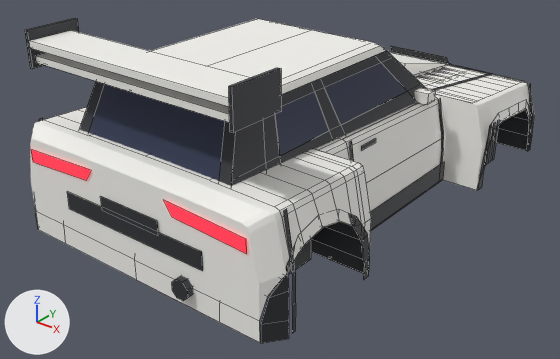
Renders of the FBX model assets/meshes/tsubasa/Tsubasa.fbx from each side of a commit.
Camera for both pictures: a camera (50 mm lens) standing at (10.37, -13.84, 7.09) and looking at (-0.1, -0.75, -1.02). Lighting does not change. The marker at lower left points along +X, +Y and +Z. The first picture is the older version. Mesh edges are drawn as thin lines on the coarser meshes.

Names of what the first picture shows: 'BumperRear', 'Cowl', 'Door_FR', 'Fender_FR', 'Fender_RR', 'Pillars', 'RearWindow', 'Roof', 'RoofWing', 'RoofWingBlade', 'Underbody', 'Window_FR' and 22 more.
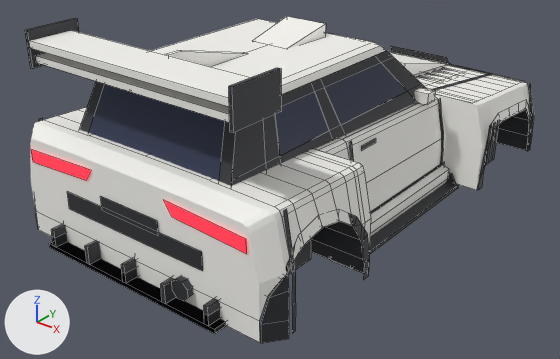
Location of each change, (x1, y1, x2, y2) in pixels of the pictures (560 x 359 px):
'Opt_Diffuser_Road_AccDiffuser', added
    after: (49, 233, 226, 334)
'Opt_Diffuser_Race_AccDiffuserRace', added
    after: (51, 224, 225, 333)
'Opt_Skirts_Side_AccSkirt_R', added
    after: (370, 165, 449, 237)
'Opt_Skirts_Blade_AccSideBlade_R', added
    after: (331, 172, 459, 269)
'Opt_Roof_Scoop_AccRoofScoop', added
    after: (253, 16, 326, 49)
'Opt_Roof_Fin_AccSharkFin', added
    after: (164, 50, 247, 66)
'Rocker_R', unchanged, covered by the edit
    before: (370, 162, 444, 231)
    after: (370, 162, 444, 214)

Patch to the scene script:
```diff
--- a/assets/meshes/tsubasa/Tsubasa.fbx.py
+++ b/assets/meshes/tsubasa/Tsubasa.fbx.py
@@ me_opt_roof_fin_accsharkfin @@
+me_opt_roof_fin_accsharkfin.from_pydata([(0.05, -3.9, 2.9), (0.05, -4.25, 2.9), (0.05, -4.25, 2.41), (0.05, -2.0, 2.41), (-0.05, -2.0, 2.41), (-0.05, -4.25, 2.41), (-0.05, -4.25, 2.9), (-0.05, -3.9, 2.9)], [], [(0, 1, 2, 3), (4, 5, 6, 7), (6, 1, 0, 7), (7, 0, 3, 4), (5, 2, 1, 6)])
+me_opt_roof_fin_accsharkfin.materials.append(mat_body)  # white #f7f6f1
@@ me_opt_roof_scoop_accroofscoop @@
+me_opt_roof_scoop_accroofscoop.from_pydata([(-0.48, -1.25, 2.42), (0.48, -1.25, 2.42), (0.55, 0.05, 2.7), (-0.55, 0.05, 2.7), (0.55, 0.05, 2.4), (0.48, -1.25, 2.4), (-0.48, -1.25, 2.4), (-0.55, 0.05, 2.4)], [], [(0, 1, 2, 3), (4, 2, 1, 5), (6, 0, 3, 7)])
+me_opt_roof_scoop_accroofscoop.materials.append(mat_body)  # white #f7f6f1
@@ me_opt_skirts_side_accskirt_r @@
+me_opt_skirts_side_accskirt_r.from_pydata([(2.55, 2.38, -1.46), (2.71, 2.38, -1.46), (2.71, -2.38, -1.46), (2.55, -2.38, -1.46), (2.75, 2.38, -1.3), (2.75, -2.38, -1.3), (2.75, 2.38, -1.06), (2.75, -2.38, -1.06), (2.55, 2.38, -0.98), (2.55, -2.38, -0.98)], [], [(0, 1, 2, 3), (1, 4, 5, 2), (4, 6, 7, 5), (6, 8, 9, 7), (8, 6, 4, 1, 0), (3, 2, 5, 7, 9)])
+me_opt_skirts_side_accskirt_r.materials.append(mat_body)  # white #f7f6f1
@@ ob_opt_roof_fin_accsharkfin @@
+ob_opt_roof_fin_accsharkfin = bpy.data.objects.new('Opt_Roof_Fin_AccSharkFin', me_opt_roof_fin_accsharkfin)
+ob_opt_roof_fin_accsharkfin.location = (0.0, 0.0, 0.0)
@@ ob_opt_roof_scoop_accroofscoop @@
+ob_opt_roof_scoop_accroofscoop = bpy.data.objects.new('Opt_Roof_Scoop_AccRoofScoop', me_opt_roof_scoop_accroofscoop)
+ob_opt_roof_scoop_accroofscoop.location = (0.0, 0.0, 0.0)
@@ ob_opt_skirts_blade_accsideblade_r @@
+ob_opt_skirts_blade_accsideblade_r = bpy.data.objects.new('Opt_Skirts_Blade_AccSideBlade_R', me_opt_skirts_blade_accsideblade_r)  # 16 vertices, 8 faces; spans x 2.55..3.05, y -2.38..2.38, z -1.48..-1.12; in mat_trim (dark grey #2f3035)
+ob_opt_skirts_blade_accsideblade_r.location = (0.0, 0.0, 0.0)
@@ ob_opt_diffuser_road_accdiffuser @@
+ob_opt_diffuser_road_accdiffuser = bpy.data.objects.new('Opt_Diffuser_Road_AccDiffuser', me_opt_diffuser_road_accdiffuser)  # a box spanning x -2.4..2.4, y -5.74..-5.19, z -1.44..-1.34; a box spanning x -2.25..-2.15, y -5.74..-5.19, z -1.34..-1.12; a box spanning x -0.05..0.05, y -5.74..-5.19, z -1.34..-1.12; a box spanning x 2.15..2.25, y -5.74..-5.19, z -1.34..-1.12; in mat_trim (dark grey #2f3035)
+ob_opt_diffuser_road_accdiffuser.location = (0.0, 0.0, 0.0)
@@ ob_opt_skirts_side_accskirt_r @@
+ob_opt_skirts_side_accskirt_r = bpy.data.objects.new('Opt_Skirts_Side_AccSkirt_R', me_opt_skirts_side_accskirt_r)
+ob_opt_skirts_side_accskirt_r.location = (0.0, 0.0, 0.0)
@@ ob_opt_diffuser_race_accdiffuserrace @@
+ob_opt_diffuser_race_accdiffuserrace = bpy.data.objects.new('Opt_Diffuser_Race_AccDiffuserRace', me_opt_diffuser_race_accdiffuserrace)  # a box spanning x -2.4..2.4, y -5.74..-4.84, z -1.44..-1.34; a box spanning x -2.25..-2.15, y -5.74..-4.84, z -1.34..-0.94; a box spanning x -1.15..-1.05, y -5.74..-4.84, z -1.34..-0.94; a box spanning x -0.05..0.05, y -5.74..-4.84, z -1.34..-0.94; a box spanning x 1.05..1.15, y -5.74..-4.84, z -1.34..-0.94; a box spanning x 2.15..2.25, y -5.74..-4.84, z -1.34..-0.94; in mat_trim (dark grey #2f3035)
+ob_opt_diffuser_race_accdiffuserrace.location = (0.0, 0.0, 0.0)
```
